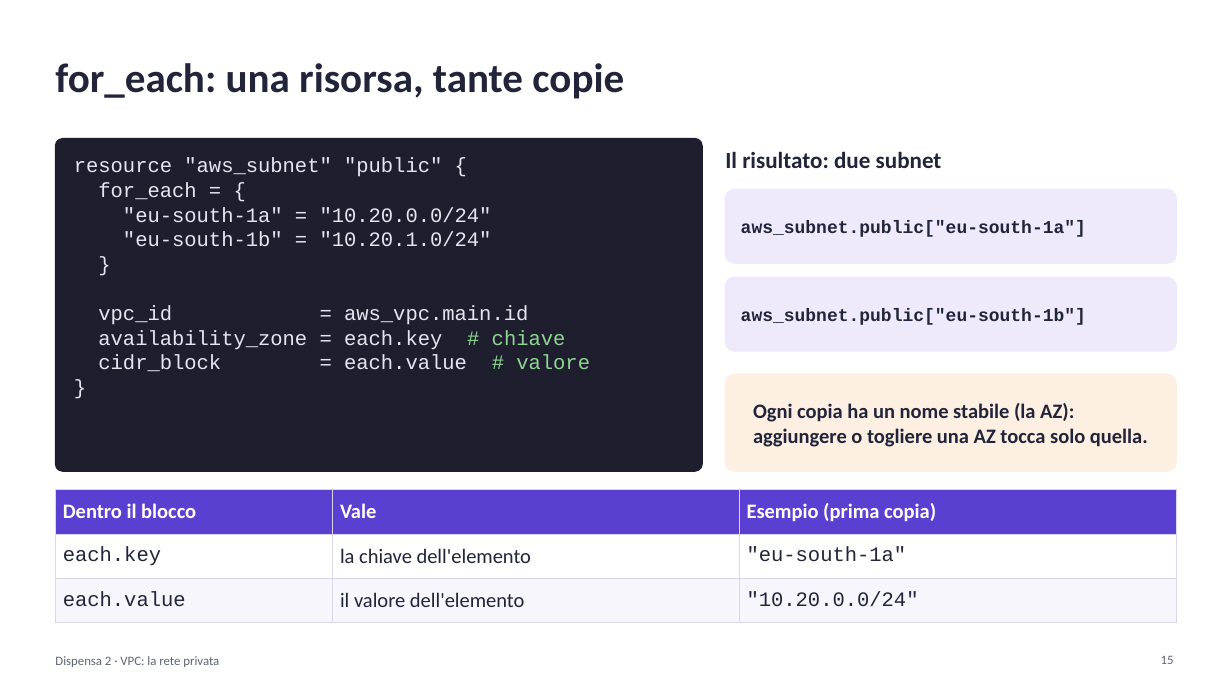
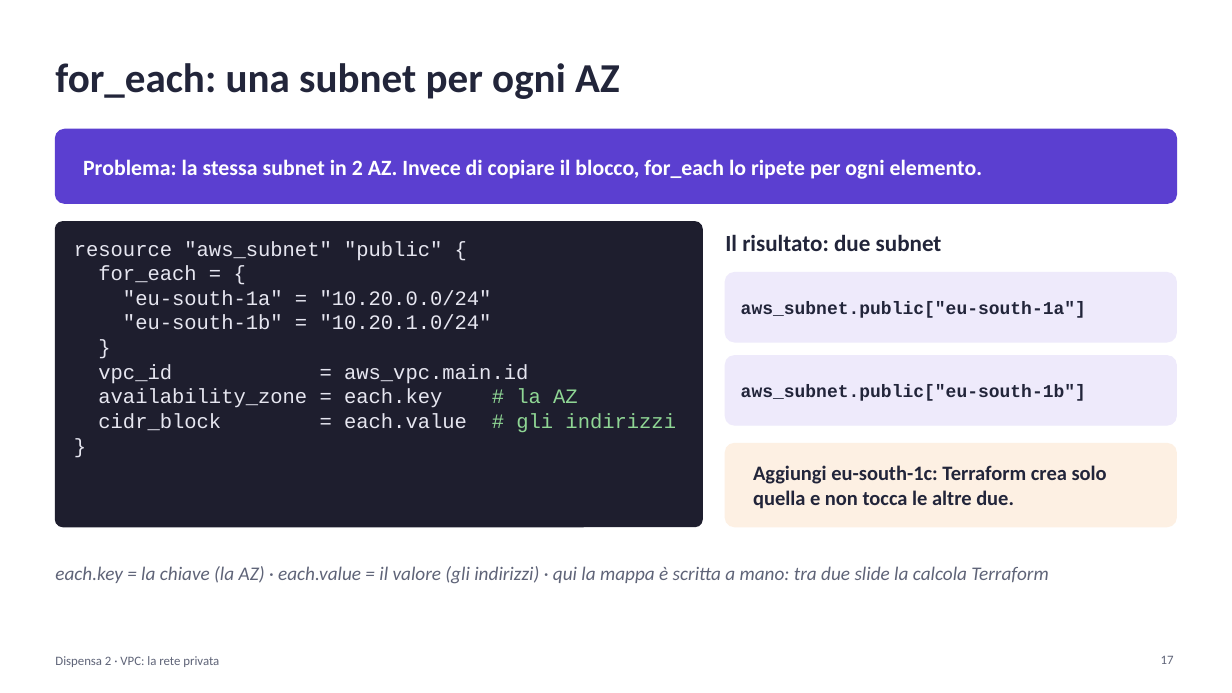
Before and after one commit to cereZ23/aws, a slide deck: slide 17 of slide/slide-2-vpc.pptx (slide 15 before the commit). Drawn at 1232x693 pixels with LibreOffice and Linux fonts; fonts in the diff are those of the drawing. Boxes give left, top, right and bottom in pixels: in the first picture for what was removed or moved away, otherwise in the second. Text is boxed around its words. In the diff, an @@ line names an element or a change of style, - is before the commit and + after.

Commit message:
Slide riscritte per chi parte da zero: esempio guida, parole spiegate, ordine nuovo

```diff
--- a/slide/slide-2-vpc.pptx
+++ b/slide/slide-2-vpc.pptx
@@ text at (x1=55, y1=63, x2=620, y2=99): text changed @@
-for_each: una risorsa, tante copie
+for_each: una subnet per ogni AZ
@@ rounded rectangle added at (x1=55, y1=129, x2=1177, y2=203), fill #5B3FD0, outline #5B3FD0 1 pt @@
@@ text added at (x1=83, y1=159, x2=983, y2=179), 17 pt, text #FFFFFF, bold @@
+Problema: la stessa subnet in 2 AZ. Invece di copiare il blocco, for_each lo ripete per ogni elemento.
@@ rounded rectangle removed at (x1=726, y1=189, x2=1177, y2=263) @@
@@ rounded rectangle at (x1=55, y1=222, x2=702, y2=527): proportions changed @@
@@ rounded rectangle resized from (x1=55, y1=139, x2=702, y2=471) to (x1=55, y1=222, x2=702, y2=527) @@
@@ text "resource "aws_subnet" "public" {" moved from (x1=74, y1=158, x2=590, y2=371) to (x1=74, y1=241, x2=676, y2=433) @@
@@ text "Il risultato: due subnet" moved from (x1=725, y1=151, x2=942, y2=168) to (x1=725, y1=234, x2=942, y2=251) @@
@@ rounded rectangle resized from (x1=726, y1=277, x2=1177, y2=351) to (x1=726, y1=273, x2=1177, y2=342) @@
@@ rounded rectangle at (x1=726, y1=273, x2=1177, y2=342): proportions changed @@
@@ text at (x1=741, y1=301, x2=1086, y2=318): text changed @@
-aws_subnet.public["eu-south-1b"]
+aws_subnet.public["eu-south-1a"]
@@ rounded rectangle resized from (x1=726, y1=374, x2=1177, y2=471) to (x1=726, y1=356, x2=1177, y2=425) @@
@@ rounded rectangle at (x1=726, y1=356, x2=1177, y2=425): fill #FDF0E3 to #EEEAFB; outline #FDF0E3 1 pt to #EEEAFB 1 pt; proportions changed @@
@@ text at (x1=98, y1=389, x2=676, y2=433): text changed @@
-availability_zone = each.key # chiave
-cidr_block = each.value # valore
+availability_zone = each.key # la AZ
+cidr_block = each.value # gli indirizzi
@@ text at (x1=741, y1=385, x2=1086, y2=401): text changed @@
-aws_subnet.public["eu-south-1a"]
+aws_subnet.public["eu-south-1b"]
@@ text removed at (x1=753, y1=403, x2=1148, y2=447) @@
-Ogni copia ha un nome stabile (la AZ): aggiungere o togliere una AZ tocca solo quella.
@@ rounded rectangle added at (x1=726, y1=444, x2=1177, y2=527), fill #FDF0E3, outline #FDF0E3 1 pt @@
@@ text added at (x1=753, y1=465, x2=1107, y2=509), 16 pt, text #22253A, bold @@
+Aggiungi eu-south-1c: Terraform crea solo quella e non tocca le altre due.
@@ table removed at (x1=55, y1=490, x2=1177, y2=611), 3 rows, 3 columns @@
-Dentro il blocco | Vale | Esempio (prima copia)
-each.key | la chiave dell'elemento | "eu-south-1a"
-each.value | il valore dell'elemento | "10.20.0.0/24"
@@ text added at (x1=55, y1=566, x2=1048, y2=584), 15 pt, text #5F6478, italic @@
+each.key = la chiave (la AZ) · each.value = il valore (gli indirizzi) · qui la mappa è scritta a mano: tra due slide la calcola Terraform
@@ page number at (x1=1161, y1=656, x2=1174, y2=664): text changed @@
-15
+17
```
Also in this commit, not shown: 16 other slides changed, 6 slides added, 2 slides removed, 2 other files.
